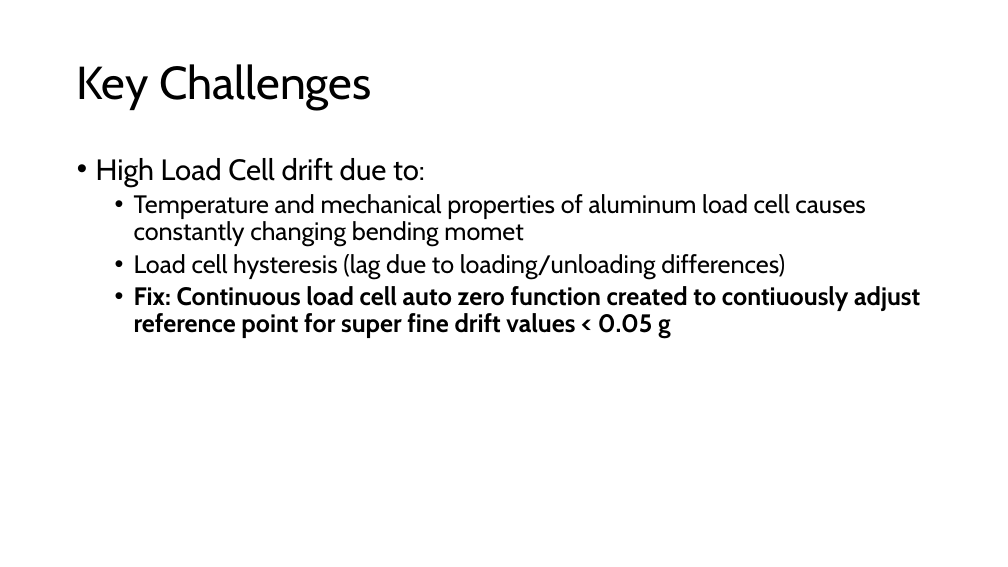
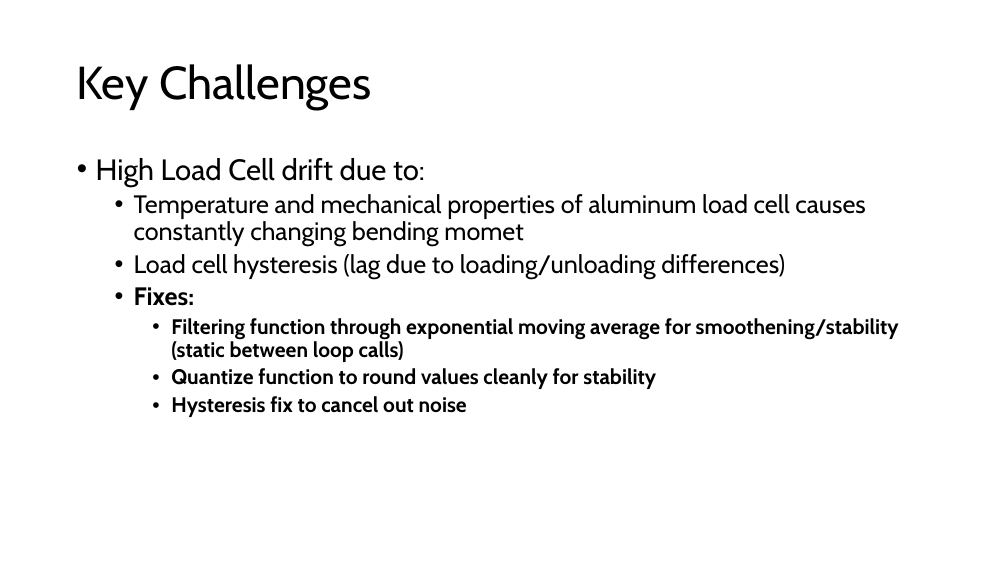
Before and after one commit to peterzoo/Scale-1, a slide deck: slide 13 of Design Notebook.pptx. Drawn at 1008x567 pixels with LibreOffice and Linux fonts; fonts in the diff are those of the drawing. Boxes give left, top, right and bottom in pixels: in the first picture for what was removed or moved away, otherwise in the second. Text is boxed around its words. In the diff, an @@ line names an element or a change of style, - is before the commit and + after.

Commit message:
ADC Reading Improvements
gFilt testing
faster display changes
grams rounded to one decimal place

```diff
--- a/Design Notebook.pptx
+++ b/Design Notebook.pptx
@@ text at (x1=134, y1=287, x2=899, y2=417): text changed; size 24 to 20 pt @@
-  • Fix: Continuous load cell auto zero function created to contiuously adjust reference point for super fine drift values < 0.05 g
+  • Fixes:
+    • Filtering function through exponential moving average for smoothening/stability (static between loop calls)
+    • Quantize function to round values cleanly for stability
+    • Hysteresis fix to cancel out noise
```
Also in this commit, not shown: 1 other slide changed, 1 other file.
